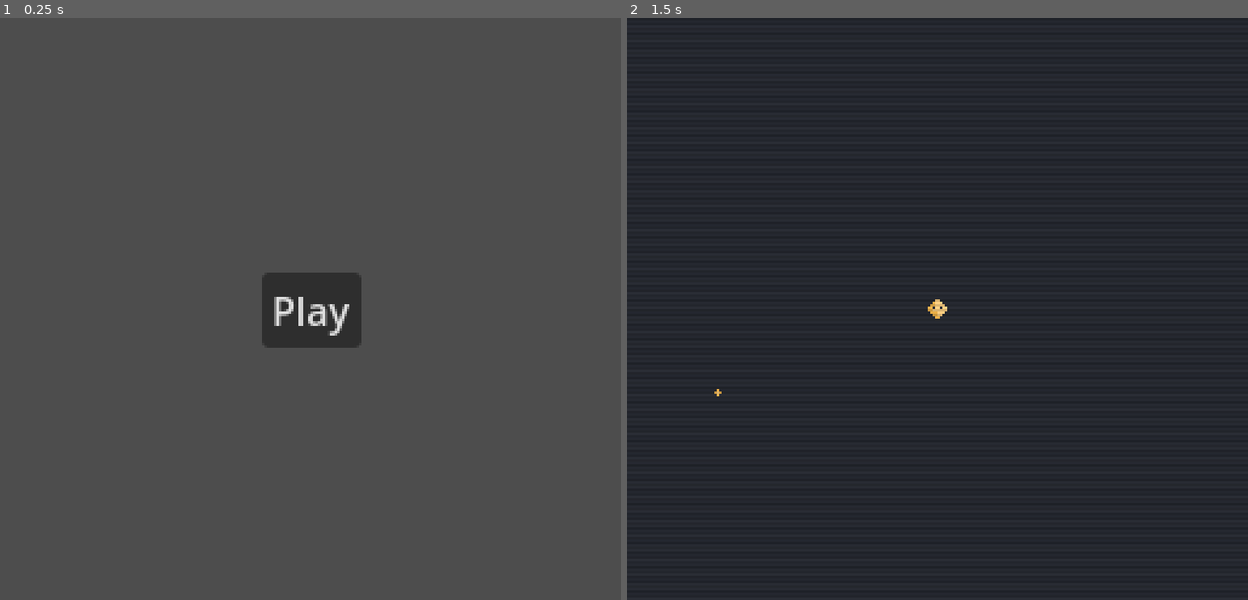
Above: before the commit, frames 1-2 (left to right).
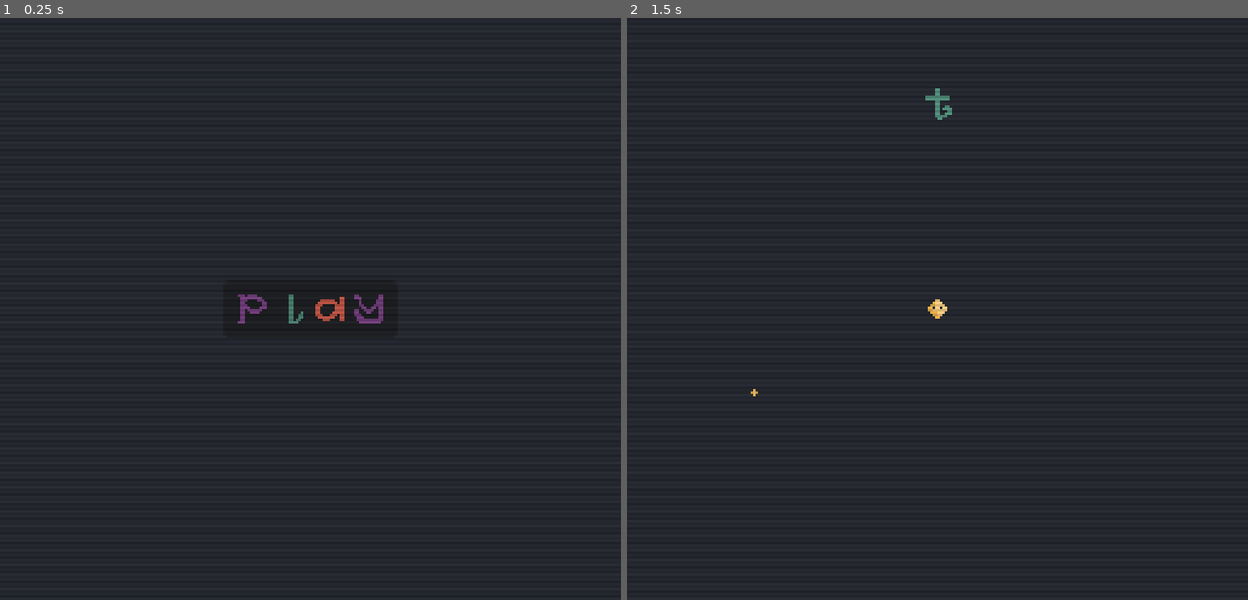
Above: after the commit, the same moments.

Repository: sym-z/melon-jam-24
Game: Godot game, scene res://scenes/main_menu.tscn
Same seed, same stepped clock (60 frames per second), same inputs: the game is played once before the commit and once after it.
Inputs:
- Up to frame 1 (0.25 s): no input
- Up to frame 2 (1.5 s): click "Play" (after the commit: "play") at 0.5 s; tap Enter at 1.25 s

The runs differ from the first frame. In frame 1, 98% of the frame differs, in the area x 0-100%, y 0-100%; in frame 2, 0.1%.

Commit message:
word shows in level

Diff:
--- a/melon-jam/scenes/main_menu.tscn
+++ b/melon-jam/scenes/main_menu.tscn
@@ -1,8 +1,16 @@
-[gd_scene load_steps=2 format=3 uid="uid://degxwd8m5fbt7"]
+[gd_scene load_steps=6 format=3 uid="uid://degxwd8m5fbt7"]
 
+[ext_resource type="Shader" path="res://shaders/crt.gdshader" id="1_2brmx"]
 [ext_resource type="Script" path="res://scripts/main_menu.gd" id="1_l5uq4"]
+[ext_resource type="Texture2D" uid="uid://d2iqj3jd6e4ao" path="res://sprites/temp-bg.png" id="2_84y2p"]
+[ext_resource type="FontFile" uid="uid://bn2t1ab8msu7s" path="res://fonts/font.png" id="3_km81b"]
+
+[sub_resource type="ShaderMaterial" id="ShaderMaterial_62mty"]
+shader = ExtResource("1_2brmx")
 
 [node name="Main Menu" type="Control"]
+material = SubResource("ShaderMaterial_62mty")
+use_parent_material = true
 layout_mode = 3
 anchors_preset = 15
 anchor_right = 1.0
@@ -12,19 +20,31 @@
 script = ExtResource("1_l5uq4")
 metadata/_edit_use_anchors_ = true
 
+[node name="TextureRect" type="TextureRect" parent="."]
+use_parent_material = true
+layout_mode = 1
+anchors_preset = 15
+anchor_right = 1.0
+anchor_bottom = 1.0
+grow_horizontal = 2
+grow_vertical = 2
+texture = ExtResource("2_84y2p")
+
 [node name="Play Button" type="Button" parent="."]
+use_parent_material = true
 layout_mode = 1
 anchors_preset = 8
 anchor_left = 0.5
 anchor_top = 0.5
 anchor_right = 0.5
 anchor_bottom = 0.5
-offset_left = -4.0
-offset_top = -4.0
-offset_right = 4.0
-offset_bottom = 4.0
+offset_left = -36.0
+offset_top = -12.0
+offset_right = 36.0
+offset_bottom = 12.0
 grow_horizontal = 2
 grow_vertical = 2
-text = "Play"
+theme_override_fonts/font = ExtResource("3_km81b")
+text = "play"
 
 [connection signal="button_up" from="Play Button" to="." method="_on_play_button_button_up"]
--- a/melon-jam/scenes/typing.tscn
+++ b/melon-jam/scenes/typing.tscn
@@ -6,23 +6,24 @@
 [ext_resource type="Texture2D" uid="uid://d2iqj3jd6e4ao" path="res://sprites/temp-bg.png" id="4_45qje"]
 [ext_resource type="PackedScene" uid="uid://do4ad7d6xmg37" path="res://scenes/player.tscn" id="4_mwn3l"]
 [ext_resource type="Shader" path="res://shaders/crt.gdshader" id="6_f1k2r"]
+[ext_resource type="FontFile" uid="uid://bn2t1ab8msu7s" path="res://fonts/font.png" id="7_cp658"]
 
 [sub_resource type="ShaderMaterial" id="ShaderMaterial_at7qc"]
 shader = ExtResource("6_f1k2r")
 
 [sub_resource type="RectangleShape2D" id="RectangleShape2D_yfhig"]
-size = Vector2(55, 135)
+size = Vector2(64, 135)
 
 [sub_resource type="RectangleShape2D" id="RectangleShape2D_mopq7"]
-size = Vector2(209, 48)
+size = Vector2(218, 48)
 
 [sub_resource type="RectangleShape2D" id="RectangleShape2D_u46e7"]
 size = Vector2(61, 135)
 
 [sub_resource type="RectangleShape2D" id="RectangleShape2D_8ea6j"]
-size = Vector2(209, 48)
+size = Vector2(218, 48)
 
-[node name="Typing" type="Node2D" node_paths=PackedStringArray("player", "massParent", "westSpawnZone", "northSpawnZone", "eastSpawnZone", "southSpawnZone")]
+[node name="Typing" type="Node2D" node_paths=PackedStringArray("player", "massParent", "westSpawnZone", "northSpawnZone", "eastSpawnZone", "southSpawnZone", "wordLabel")]
 material = SubResource("ShaderMaterial_at7qc")
 use_parent_material = true
 script = ExtResource("1_7fg4x")
@@ -32,6 +33,7 @@
 northSpawnZone = NodePath("North/North Spawn Zone")
 eastSpawnZone = NodePath("East/East Spawn Zone")
 southSpawnZone = NodePath("South/South Spawn Zone")
+wordLabel = NodePath("UI/RichTextLabel")
 tweenDur = 0.3
 
 [node name="Temp Sprites" type="Node2D" parent="."]
@@ -66,7 +68,7 @@
 
 [node name="West Spawn Zone" type="CollisionShape2D" parent="West"]
 use_parent_material = true
-position = Vector2(44.5, 117.5)
+position = Vector2(40, 117.5)
 shape = SubResource("RectangleShape2D_yfhig")
 
 [node name="North" type="Area2D" parent="."]
@@ -74,7 +76,7 @@
 
 [node name="North Spawn Zone" type="CollisionShape2D" parent="North"]
 use_parent_material = true
-position = Vector2(121.5, 26)
+position = Vector2(117, 26)
 shape = SubResource("RectangleShape2D_mopq7")
 
 [node name="East" type="Area2D" parent="."]
@@ -90,5 +92,28 @@
 
 [node name="South Spawn Zone" type="CollisionShape2D" parent="South"]
 use_parent_material = true
-position = Vector2(121.5, 182)
+position = Vector2(117, 182)
 shape = SubResource("RectangleShape2D_8ea6j")
+
+[node name="UI" type="Control" parent="."]
+use_parent_material = true
+layout_mode = 3
+anchors_preset = 0
+offset_right = 256.0
+offset_bottom = 240.0
+
+[node name="RichTextLabel" type="RichTextLabel" parent="UI"]
+use_parent_material = true
+layout_mode = 1
+anchors_preset = 14
+anchor_top = 0.5
+anchor_right = 1.0
+anchor_bottom = 0.5
+offset_top = -92.0
+offset_bottom = -76.0
+grow_horizontal = 2
+grow_vertical = 2
+theme_override_fonts/normal_font = ExtResource("7_cp658")
+bbcode_enabled = true
+text = "[center]atmospheric[/center]"
+fit_content = true
--- a/melon-jam/scripts/typing.gd
+++ b/melon-jam/scripts/typing.gd
@@ -11,6 +11,9 @@
 @export var northSpawnZone : CollisionShape2D
 @export var eastSpawnZone : CollisionShape2D
 @export var southSpawnZone : CollisionShape2D
+
+## Text shown to player
+@export var wordLabel : RichTextLabel
 
 ## For instantiating and referencing
 var massScene = preload("res://scenes/mass.tscn")
@@ -58,7 +61,7 @@
 	currentLetter = 0
 	currentWord = getRandomWord()
 	makeMassesFromWord(currentWord)
-
+	wordLabel.text = "[center]"+currentWord.to_lower()+"[/center]"
 	# Transform if the player has made enough words
 	if wordNum > wordsPerGrow:
 		wordNum=1
@@ -97,6 +100,9 @@
 func getRandomWord() -> String:
 	# Get random word length
 	var length = randi_range(1, WordBank.LEVELS)
+	# Prevent overflow
+	if currLevel > WordBank.LEVELS:
+		currLevel = WordBank.LEVELS
 	# Grab list of words of that length
 	var wordSet = WordBank.bank[currLevel]
 	# Choose a random word from that list
@@ -123,6 +129,7 @@
 			if currentLetter < currentWord.length() and String.chr(event.keycode) == currentWord[currentLetter]:
 				print("CORRECT")
 				currentLetter+=1
+				wordLabel.text = "[center]"+currentWord.to_lower().erase(0,currentLetter)+"[/center]"
 				if currentLetter < currentWord.length():
 					## TODO: COOL ANIMATION TO SHOW LETTER WAS CORRECT
 					pass
@@ -132,6 +139,7 @@
 						tween = create_tween().set_trans(Tween.TRANS_QUAD)
 						var childArr = massParent.get_children()
 						for i in range(childArr.size()):
+							# Make sure the center of the sprite is homing toward the center of the player
 							var xDelta = childArr[i].sprite.sprite_frames.get_frame_texture(childArr[i].sprite.animation,childArr[i].sprite.frame).get_width() / 2
 							var yDelta = childArr[i].sprite.sprite_frames.get_frame_texture(childArr[i].sprite.animation,childArr[i].sprite.frame).get_height() / 2
 							var deltaVector : Vector2 = Vector2(xDelta,yDelta)
Not shown, added: melon-jam/fonts/font.png.import
Not shown: 1 places in melon-jam/scenes/typing.tscn that only renumber resources
Not shown, added: melon-jam/sprites/jupiter.png.import
Not shown, added: melon-jam/sprites/sun.png.import
Not shown, changed: melon-jam/text/wb.txt
